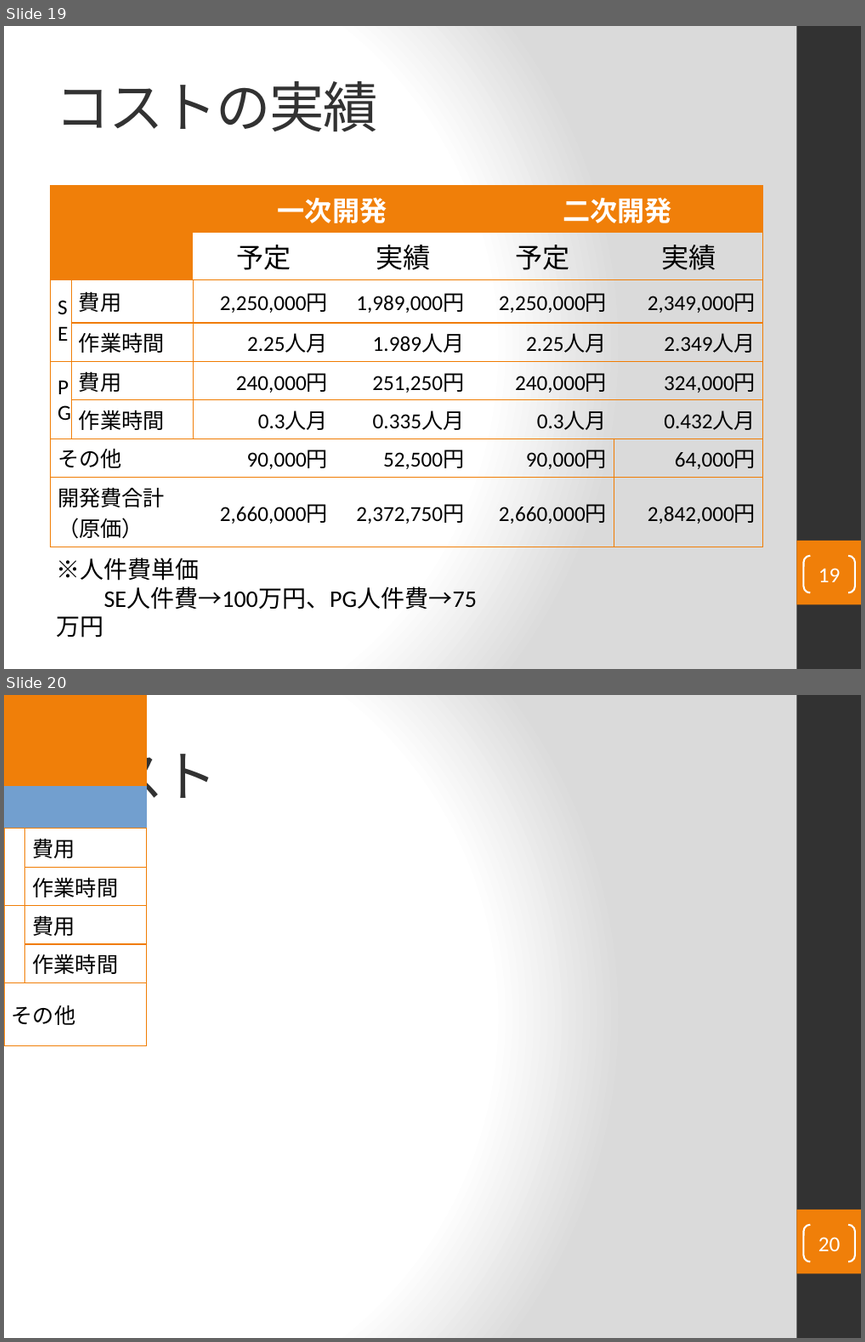
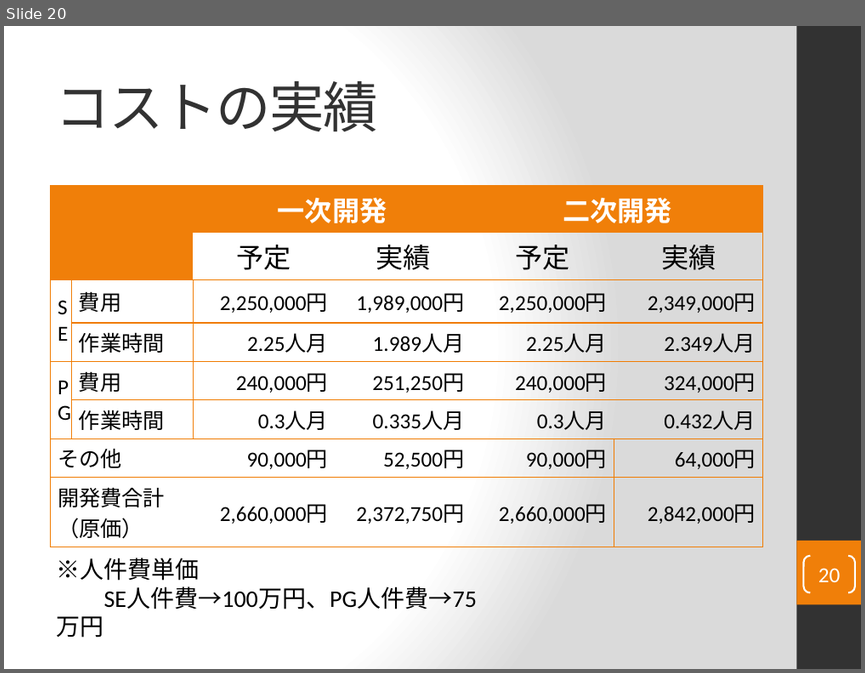
Before and after one commit to ChakaFlame/5_FGO, a slide deck: doc/unfinished/Presentation/5_fgoプレゼン資料.pptx. Shown one above the other, each under a label of ours: slides 19 and 20 before the commit, slide 20 after it. The pictures are 865x1342 and 865x673 pixels, drawn with LibreOffice and Linux fonts; fonts in the diff are those of the drawing. Boxes give left, top, right and bottom in pixels: in the first picture for what was removed or moved away, otherwise in the second. Text is boxed around its words. In the diff, an @@ line names an element or a change of style, - is before the commit and + after.

```diff
--- a/doc/unfinished/Presentation/5_fgoプレゼン資料.pptx
+++ b/doc/unfinished/Presentation/5_fgoプレゼン資料.pptx
@@ slide 20 removed at (4,695,861,1338), background gradient #FFFFFF to #DADADA; not listed: 2 template elements that a slide beside it also shows @@
@@ title removed at (55,740,216,809) @@
-コスト
@@ table removed at (46,845,190,1295), 8 rows, 2 columns @@
- | 
- | 
- | 費用
- | 作業時間
- | 費用
- | 作業時間
-その他 | 
-開発費合計（原価） | 
@@ page number removed at (803,1225,855,1261) @@
-20
@@ what was slide 19 is now slide 20 @@
@@ page number at (818,567,840,582): text changed @@
-19
+20
```
Also in this commit, not shown: 4 slides changed, 4 slides added, 1 other slide removed.
